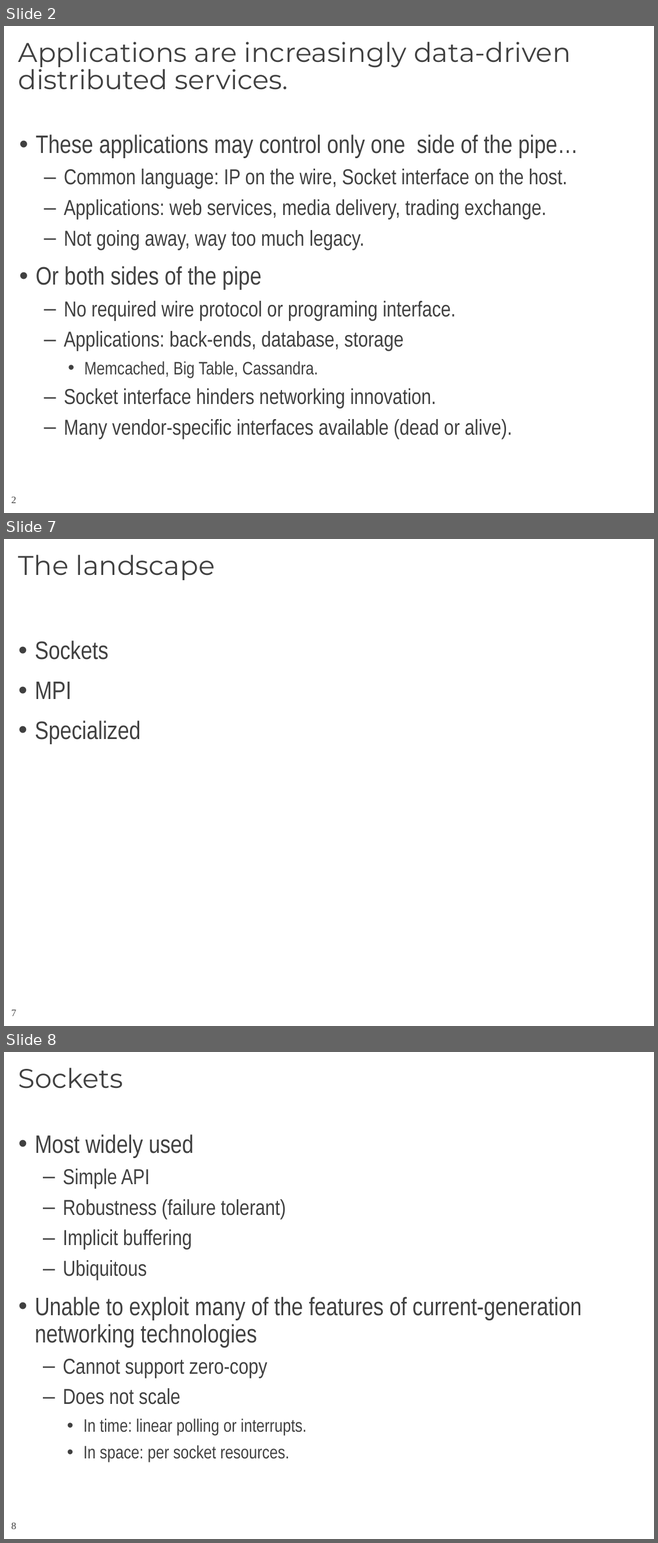
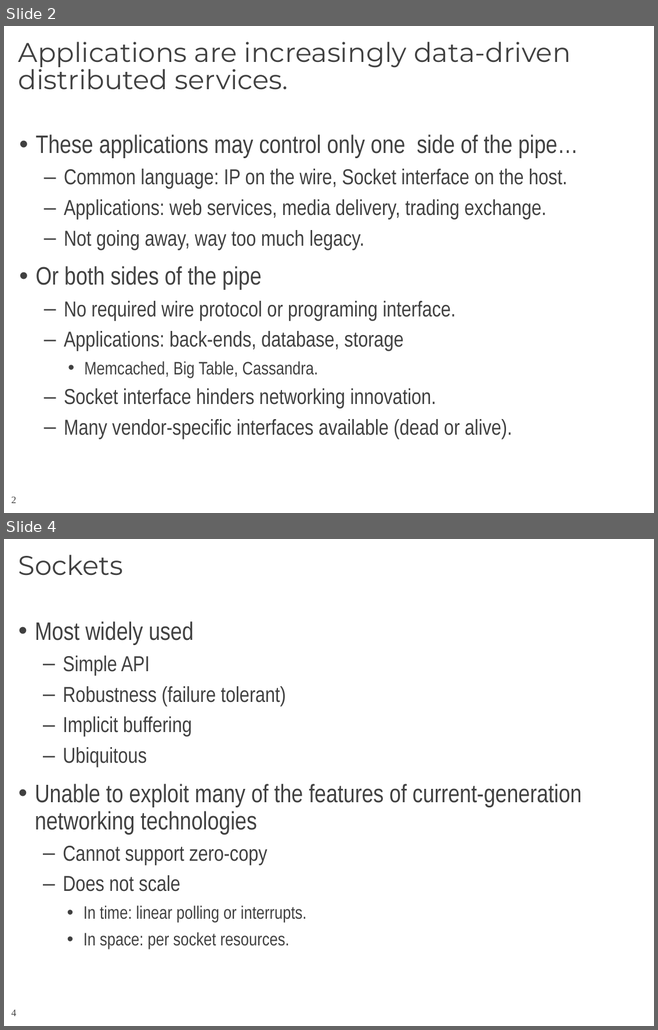
Before and after one commit to CCI/pub, a slide deck: slides/HotI-2011/2011-HotI-CCI-OLCF.pptx. Shown one above the other, each under a label of ours: slides 2, 7 and 8 before the commit, slides 2 and 4 after it; the slides between them are not shown. The pictures are 658x1543 and 658x1030 pixels, drawn with LibreOffice and Linux fonts; fonts in the diff are those of the drawing; background and template pictures are left out. Boxes give left, top, right and bottom in pixels: in the first picture for what was removed or moved away, otherwise in the second. Text is boxed around its words. In the diff, an @@ line names an element or a change of style, - is before the commit and + after.

```diff
--- a/slides/HotI-2011/2011-HotI-CCI-OLCF.pptx
+++ b/slides/HotI-2011/2011-HotI-CCI-OLCF.pptx
@@ slide 7 removed at (x1=4, y1=539, x2=654, y2=1026), background #FFFFFF; not listed: 1 template element that a slide beside it also shows @@
@@ title removed at (x1=18, y1=555, x2=215, y2=580) @@
-The landscape
@@ text removed at (x1=35, y1=641, x2=140, y2=744) @@
-• Sockets
-• MPI
-• Specialized
@@ what was slide 8 is now slide 4 @@
@@ page number at (x1=12, y1=1009, x2=17, y2=1016): text changed @@
-8
+4
```
Also in this commit, not shown: 9 slides changed, 2 slides added, 2 other slides removed.
